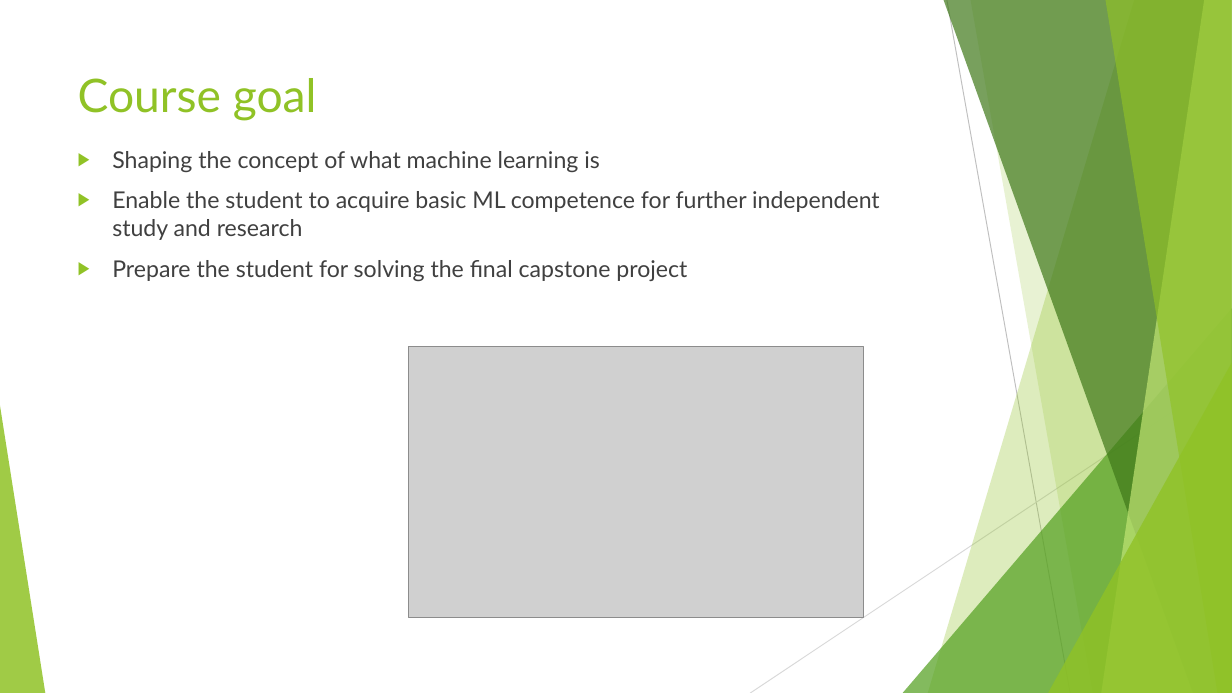
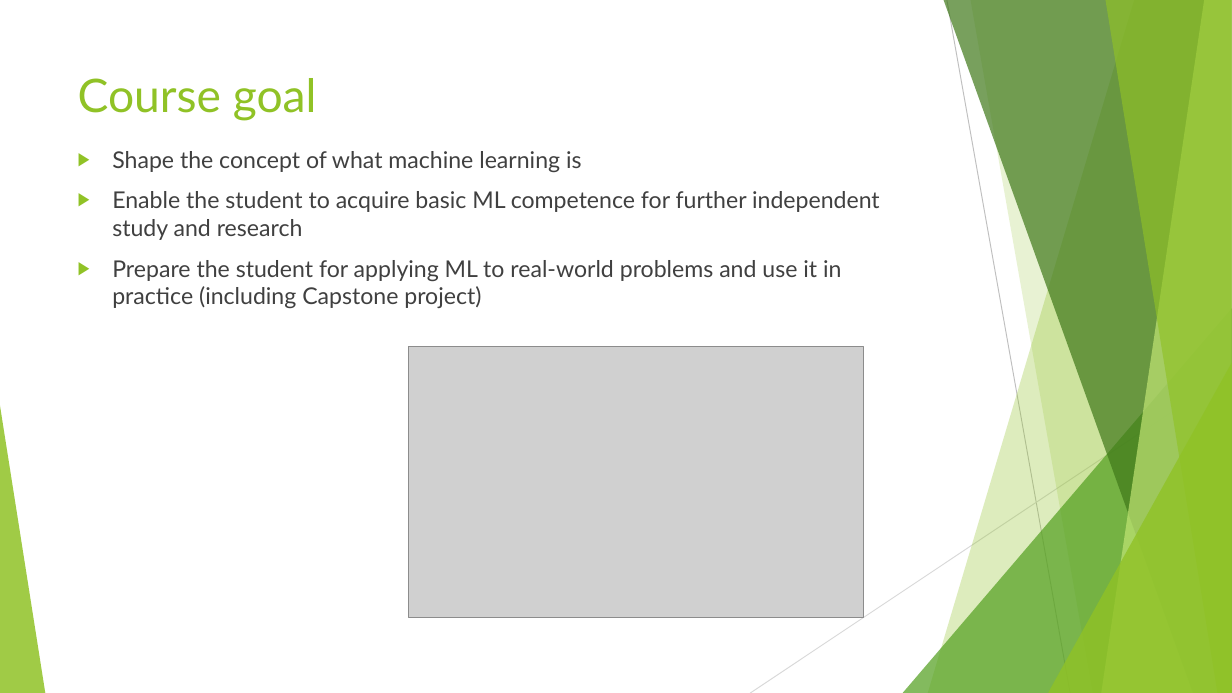
Before and after one commit to rolling-scopes-school/ml-intro, a slide deck: slide 6 of 0_prerequisites/Welcome presentation.pptx (slide 5 before the commit). Drawn at 1232x693 pixels with LibreOffice and Linux fonts; fonts in the diff are those of the drawing; grey boxes stand for pictures. Boxes give left, top, right and bottom in pixels: in the first picture for what was removed or moved away, otherwise in the second. Text is boxed around its words. In the diff, an @@ line names an element or a change of style, - is before the commit and + after.

Commit message:
Updated presentation

```diff
--- a/0_prerequisites/Welcome presentation.pptx
+++ b/0_prerequisites/Welcome presentation.pptx
@@ text at (x1=112, y1=151, x2=582, y2=172): text changed @@
-▶ Shaping the concept of what machine learning is
+▶ Shape the concept of what machine learning is
@@ text at (x1=112, y1=260, x2=841, y2=308): text changed @@
-▶ Prepare the student for solving the final capstone project
+▶ Prepare the student for applying ML to real-world problems and use it in practice (including Capstone project)
```
Also in this commit, not shown: 2 other slides changed, 1 slide added.
